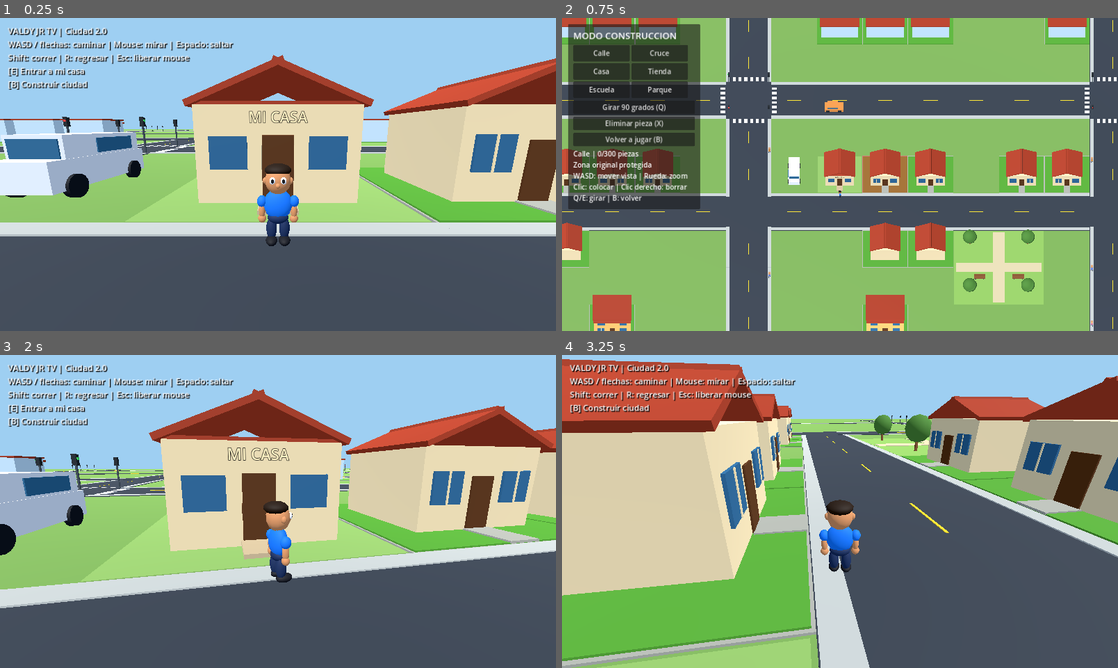
Above: before the commit, frames 1-4 (two rows, left to right).
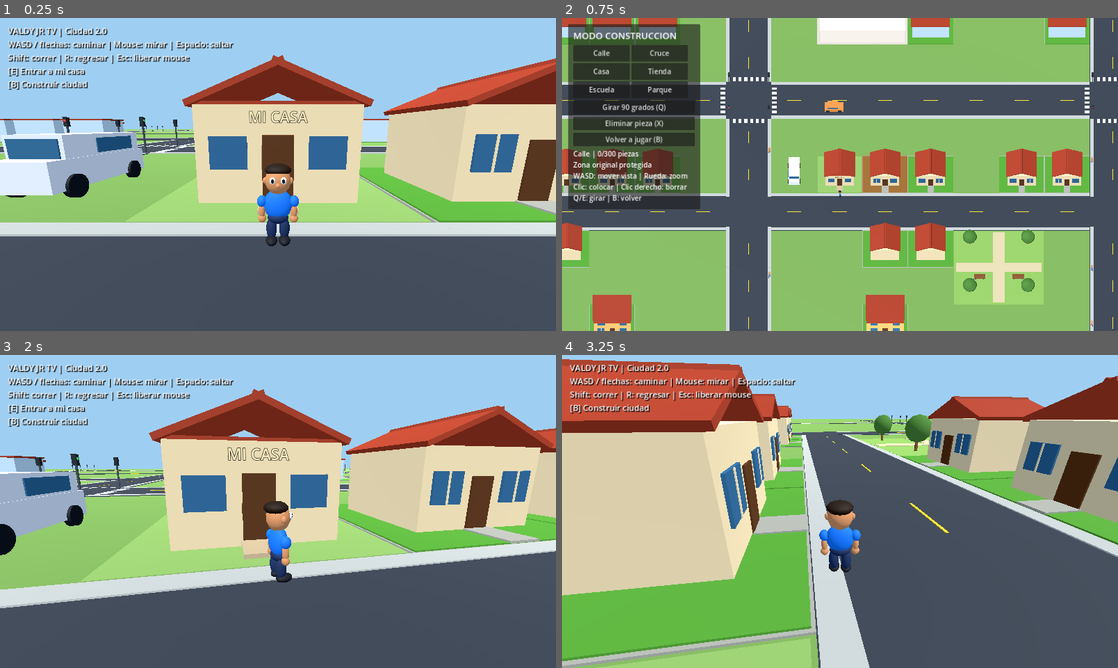
Above: after the commit, the same moments.

Repository: valdy247/mycity
Game: Godot game, scene res://main.tscn
Same seed, same stepped clock (60 frames per second), same inputs: the game is played once before the commit and once after it.
Inputs (mouse positions are in pixels of both pictures, inside the frame that each line leads up to):
- Up to frame 1 (0.25 s): no input
- Up to frame 2 (0.75 s): tap Enter at 0.5 s; move the mouse to (867, 174) at 0.52 s; hold W from 0.53 s (still down); tap B at 0.6 s; click (867, 174) at 0.67 s
- Up to frame 3 (2 s): tap Space at 0.77 s; release W at 1.25 s; click "Volver a jugar (B)" at 1.25 s
- Up to frame 4 (3.25 s): tap Space at 2, 2.27 s; move the mouse to (812, 511) at 2.02 s; hold W from 2.03 s (still down); tap Q at 2.1 s; move the mouse to (851, 505) at 2.77 s; tap E at 2.85 s

The runs differ from the first frame. In frame 2, 1.4% of the frame differs, in the area x 45-63%, y 0-9%; in frame 3, less than 0.1%; in frame 4, less than 0.1%.

Commit message:
Place Mayuli's Bakery in commercial district and integrate shop interactions

Diff:
--- a/game/city_world.gd
+++ b/game/city_world.gd
@@ -8,6 +8,8 @@
 const HOME_IN := Vector3(16, 1.02, 17.35)
 const VAN_PARK := Vector3(8, 0, 16)
 const Builder = preload("res://city_builder.gd")
+const Bakery = preload("res://mayuli_bakery.gd")
+var bakery: Bakery
 var grid_builder: Builder
 var mats: Dictionary = {}
 var mesh_cache: Dictionary = {}
@@ -41,6 +43,9 @@
 	_shape(ground,Vector3(0,-0.3,0),Vector3(SIZE,0.6,SIZE))
 	_make_roads()
 	_make_districts()
+	bakery = Bakery.new()
+	add_child(bakery)
+	bakery.setup(builder)
 	_make_home()
 	_make_park(Vector3(40,0,32))
 	_make_park(Vector3(-40,0,-40))
@@ -194,7 +199,7 @@
 	# Keep many empty blocks and lots for future construction.
 	for p in [Vector2i(-6,2),Vector2i(-5,2),Vector2i(-4,2),Vector2i(-3,2),Vector2i(-2,2),Vector2i(3,2),Vector2i(4,2),Vector2i(6,2),Vector2i(7,2),Vector2i(-6,4),Vector2i(-5,4),Vector2i(-4,4),Vector2i(3,4),Vector2i(4,4)]:
 		_starter("house",p.x,p.y,0 if p.y==2 else 2)
-	for p in [Vector2i(-2,-2),Vector2i(-3,-2),Vector2i(-4,-2),Vector2i(2,-2),Vector2i(3,-2),Vector2i(4,-2),Vector2i(7,-2)]:
+	for p in [Vector2i(-2,-2),Vector2i(-3,-2),Vector2i(-4,-2),Vector2i(4,-2),Vector2i(7,-2)]:
 		_starter("shop",p.x,p.y,2)
 	for p in [Vector2i(-3,6),Vector2i(3,6),Vector2i(10,-10),Vector2i(-10,10)]:
 		_starter("school",p.x,p.y,0)
@@ -297,6 +302,10 @@
 func interaction_text(at: Vector3) -> String:
 	if seated:
 		return "[E] Levantarse"
+	if bakery != null:
+		var bakery_action: String = bakery.interaction_text(at)
+		if not bakery_action.is_empty():
+			return bakery_action
 	if at.distance_to(door_anchor) < 2.6:
 		return "[E] Salir de mi casa" if inside_home else "[E] Entrar a mi casa"
 	for seat in _all_seats():
@@ -321,6 +330,8 @@
 		avatar.position.y = 0
 		for leg in legs:
 			leg.rotation.x = 0.0
+		return true
+	if bakery != null and bakery.interact(player):
 		return true
 	if player.global_position.distance_to(door_anchor)<2.6:
 		inside_home = not inside_home
@@ -344,6 +355,8 @@
 	return false
 
 func reset_interaction(avatar: Node3D, legs: Array) -> void:
+	if bakery != null:
+		bakery.reset()
 	inside_home = false
 	seated = false
 	avatar.position.y = 0
@@ -457,6 +470,8 @@
 		walkers.append({"node":person,"legs":legs,"origin":person.position,"phase":float(i)*.7})
 
 func tick(delta: float) -> void:
+	if bakery != null:
+		bakery.tick(delta)
 	clock += delta
 	var phase := _phase()
 	for traffic_signal in signals:
